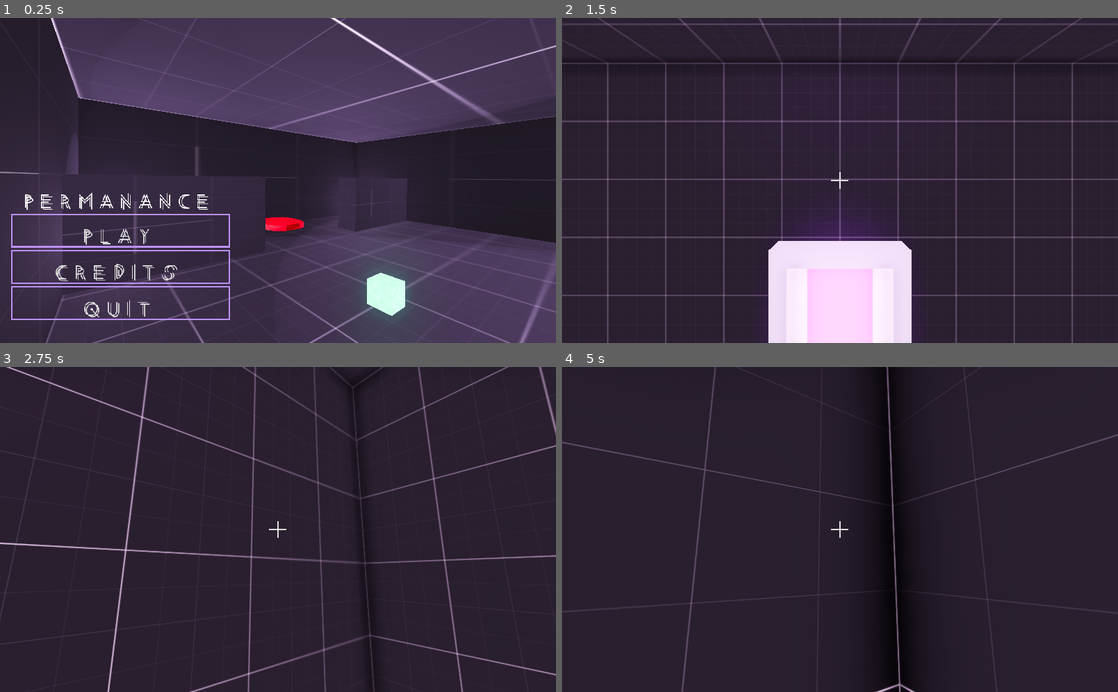
Above: before the commit, frames 1-4 (two rows, left to right).
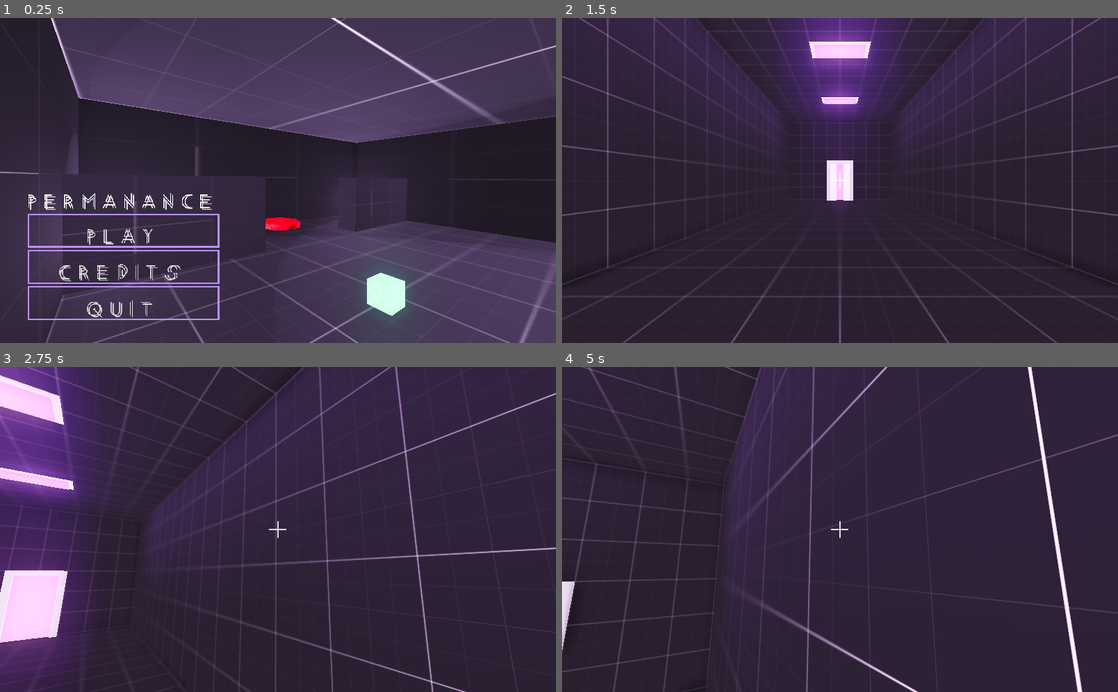
Above: after the commit, the same moments.

Repository: Wowe-Peanut/GetReal
Game: Godot game, scene res://MainMenu.tscn
The game is run twice, just before and just after one commit, with the same random seed, the same clock (stepped at 60 frames per second) and the same inputs.
Inputs (mouse positions are in pixels of both pictures, inside the frame that each line leads up to):
- Up to frame 1 (0.25 s): no input
- Up to frame 2 (1.5 s): click "Credits" at 0.5 s; click "Play" at 1.25 s
- Up to frame 3 (2.75 s): move the mouse to (305, 529) at 2.02 s; hold W (move_forward) from 2.03 s (still down); click (305, 529) at 2.1 s; tap Space (jump) at 2.27 s
- Up to frame 4 (5 s): keep holding W (move_forward); move the mouse to (812, 529) at 2.77 s; right-click (812, 529) at 2.85 s; tap Space (jump) at 3.02, 4.52 s; click (812, 529) at 3.05 s; move the mouse to (851, 523) at 3.52 s; click (851, 523) at 3.6 s; move the mouse to (834, 536) at 4.27 s; click (834, 536) at 4.35 s

The runs differ from the first frame. In frame 1, 1.9% of the frame differs, in the area x 2-55%, y 53-93%; in frame 2, 23%; in frame 3, 27%, in the area x 0-100%, y 0-100%; in frame 4, 19%.

Commit message:
main menu ui fix

Diff:
--- a/Levels/Level1.tscn
+++ b/Levels/Level1.tscn
@@ -1,24 +1,25 @@
-[gd_scene load_steps=4 format=2]
+[gd_scene load_steps=3 format=2]
 
 [ext_resource path="res://Levels/LevelBase.tscn" type="PackedScene" id=1]
-[ext_resource path="res://Objects/Button.tscn" type="PackedScene" id=2]
-[ext_resource path="res://Objects/Barrier.tscn" type="PackedScene" id=3]
-
+[ext_resource path="res://Objects/Light.tscn" type="PackedScene" id=2]
 
 [node name="Level1" instance=ExtResource( 1 )]
 
-[node name="Button" parent="Buttons" index="0" instance=ExtResource( 2 )]
-transform = Transform( 1, 0, 0, 0, 1, 0, 0, 0, 1, -5.438, -5.24118, 4.61625 )
-connection = 1
+[node name="CSGBox" parent="Level" index="0"]
+width = 16.0
+depth = 40.0
 
-[node name="Button2" parent="Buttons" index="1" instance=ExtResource( 2 )]
-transform = Transform( 1, 0, 0, 0, 1, 0, 0, 0, 1, 5.77392, -5.24118, 4.61625 )
-unlocks = false
-connection = 1
+[node name="Light" parent="Lights" index="1"]
+transform = Transform( 1, 0, 0, 0, 1, 0, 0, 0, 1, 0, 6, 0 )
+
+[node name="Light2" parent="Lights" index="2" instance=ExtResource( 2 )]
+transform = Transform( 1, 0, 0, 0, 1, 0, 0, 0, 1, 0, 6, 10 )
+
+[node name="Light3" parent="Lights" index="3" instance=ExtResource( 2 )]
+transform = Transform( 1, 0, 0, 0, 1, 0, 0, 0, 1, 0, 6, -10 )
 
 [node name="Door" parent="Barriers" index="0"]
-start_locked = true
-connection = 1
+transform = Transform( 1, 0, 0, 0, 1, 0, 0, 0, 1, 0, -6, -19.5 )
 
-[node name="Barrier" parent="Barriers" index="1" instance=ExtResource( 3 )]
-transform = Transform( 1, 0, 0, 0, 1, 0, 0, 0, 1, 0, -6.89756, 0 )
+[node name="Player" parent="." index="5"]
+transform = Transform( 1, 0, 0, 0, 1, 0, 0, 0, 1, 0, -4, 16 )
--- a/Levels/LevelBase.tscn
+++ b/Levels/LevelBase.tscn
@@ -53,9 +53,9 @@
 [node name="Player" parent="." instance=ExtResource( 1 )]
 transform = Transform( 1, 0, 0, 0, 1, 0, 0, 0, 1, 0, 1.50913, 0 )
 
-[node name="Crosshair" type="CanvasLayer" parent="."]
+[node name="HUD" type="CanvasLayer" parent="."]
 
-[node name="CenterContainer" type="CenterContainer" parent="Crosshair"]
+[node name="CenterContainer" type="CenterContainer" parent="HUD"]
 anchor_right = 1.0
 anchor_bottom = 1.0
 mouse_filter = 2
@@ -63,7 +63,7 @@
 "_edit_use_anchors_": false
 }
 
-[node name="TextureRect" type="TextureRect" parent="Crosshair/CenterContainer"]
+[node name="Crosshair" type="TextureRect" parent="HUD/CenterContainer"]
 margin_left = 496.0
 margin_top = 284.0
 margin_right = 528.0
--- a/MainMenu.tscn
+++ b/MainMenu.tscn
@@ -251,31 +251,30 @@
 
 [node name="Menu" type="CanvasLayer" parent="."]
 
-[node name="MenuButtons" type="MarginContainer" parent="Menu"]
-anchor_right = 1.0
-anchor_bottom = 1.0
-margin_left = 20.0
-margin_top = 300.0
-margin_right = -600.0
-margin_bottom = -100.0
+[node name="MenuButtons" type="PanelContainer" parent="Menu"]
+anchor_left = 0.05
+anchor_top = 0.5
+anchor_right = 0.4
+anchor_bottom = 0.95
+margin_right = -5.39999
+margin_bottom = -42.0
+rect_min_size = Vector2( 100, 100 )
+size_flags_horizontal = 3
+size_flags_vertical = 3
+theme = SubResource( 10 )
+custom_styles/panel = SubResource( 11 )
 script = ExtResource( 7 )
 __meta__ = {
 "_edit_use_anchors_": false
 }
 
-[node name="PanelContainer" type="PanelContainer" parent="Menu/MenuButtons"]
-margin_right = 404.0
+[node name="ButtonContainer" type="VBoxContainer" parent="Menu/MenuButtons"]
+margin_right = 353.0
 margin_bottom = 258.0
-rect_min_size = Vector2( 100, 100 )
-theme = SubResource( 10 )
-custom_styles/panel = SubResource( 11 )
-
-[node name="VBoxContainer" type="VBoxContainer" parent="Menu/MenuButtons/PanelContainer"]
-margin_right = 404.0
-margin_bottom = 258.0
-
-[node name="Title" type="Label" parent="Menu/MenuButtons/PanelContainer/VBoxContainer"]
-margin_right = 404.0
+alignment = 1
+
+[node name="Title" type="Label" parent="Menu/MenuButtons/ButtonContainer"]
+margin_right = 353.0
 margin_bottom = 57.0
 text = "Permanance"
 align = 1
@@ -283,78 +282,68 @@
 "_edit_use_anchors_": false
 }
 
-[node name="Play" type="Button" parent="Menu/MenuButtons/PanelContainer/VBoxContainer"]
+[node name="Play" type="Button" parent="Menu/MenuButtons/ButtonContainer"]
 margin_top = 61.0
-margin_right = 404.0
+margin_right = 353.0
 margin_bottom = 124.0
 custom_styles/hover = SubResource( 12 )
 custom_styles/normal = SubResource( 13 )
 text = "Play"
 
-[node name="Credits" type="Button" parent="Menu/MenuButtons/PanelContainer/VBoxContainer"]
+[node name="Credits" type="Button" parent="Menu/MenuButtons/ButtonContainer"]
 margin_top = 128.0
-margin_right = 404.0
+margin_right = 353.0
 margin_bottom = 191.0
 custom_styles/hover = SubResource( 12 )
 custom_styles/normal = SubResource( 13 )
 text = "Credits"
 
-[node name="Quit" type="Button" parent="Menu/MenuButtons/PanelContainer/VBoxContainer"]
+[node name="Quit" type="Button" parent="Menu/MenuButtons/ButtonContainer"]
 margin_top = 195.0
-margin_right = 404.0
+margin_right = 353.0
 margin_bottom = 258.0
 custom_styles/hover = SubResource( 12 )
 custom_styles/normal = SubResource( 13 )
 text = "Quit"
 
-[node name="CreditsPanel" type="MarginContainer" parent="Menu"]
-visible = false
-anchor_right = 1.0
-anchor_bottom = 1.0
-margin_left = 600.0
-margin_top = 100.0
-margin_right = -20.0
-margin_bottom = -100.0
-theme = SubResource( 14 )
-__meta__ = {
-"_edit_use_anchors_": false
-}
-
-[node name="PanelContainer" type="PanelContainer" parent="Menu/CreditsPanel"]
-margin_right = 404.0
-margin_bottom = 400.0
+[node name="CreditsPanel" type="PanelContainer" parent="Menu"]
+anchor_left = 0.5
+anchor_top = 0.5
+anchor_right = 0.95
+anchor_bottom = 0.95
+theme = SubResource( 16 )
 custom_styles/panel = SubResource( 15 )
 __meta__ = {
 "_edit_use_anchors_": false
 }
 
-[node name="VBoxContainer" type="VBoxContainer" parent="Menu/CreditsPanel/PanelContainer"]
+[node name="CreditsContainer" type="VBoxContainer" parent="Menu/CreditsPanel"]
 margin_left = 3.0
 margin_top = 3.0
-margin_right = 401.0
-margin_bottom = 397.0
+margin_right = 457.8
+margin_bottom = 267.0
 alignment = 1
 
-[node name="Title" type="Label" parent="Menu/CreditsPanel/PanelContainer/VBoxContainer"]
-margin_top = 77.0
-margin_right = 398.0
-margin_bottom = 134.0
+[node name="Title" type="Label" parent="Menu/CreditsPanel/CreditsContainer"]
+margin_top = 12.0
+margin_right = 454.0
+margin_bottom = 69.0
 text = "Credits:"
 
-[node name="Code" type="Label" parent="Menu/CreditsPanel/PanelContainer/VBoxContainer"]
-margin_top = 138.0
-margin_right = 398.0
-margin_bottom = 195.0
+[node name="Code" type="Label" parent="Menu/CreditsPanel/CreditsContainer"]
+margin_top = 73.0
+margin_right = 454.0
+margin_bottom = 130.0
 text = "Code"
 
-[node name="Art" type="Label" parent="Menu/CreditsPanel/PanelContainer/VBoxContainer"]
-margin_top = 199.0
-margin_right = 398.0
-margin_bottom = 256.0
+[node name="Art" type="Label" parent="Menu/CreditsPanel/CreditsContainer"]
+margin_top = 134.0
+margin_right = 454.0
+margin_bottom = 191.0
 text = "Art"
 
-[node name="Music" type="Label" parent="Menu/CreditsPanel/PanelContainer/VBoxContainer"]
-margin_top = 260.0
-margin_right = 398.0
-margin_bottom = 317.0
+[node name="Music" type="Label" parent="Menu/CreditsPanel/CreditsContainer"]
+margin_top = 195.0
+margin_right = 454.0
+margin_bottom = 252.0
 text = "Music"
--- a/MenuButtons.gd
+++ b/MenuButtons.gd
@@ -1,9 +1,8 @@
-extends MarginContainer
+extends PanelContainer
 
-
-onready var play = $PanelContainer/VBoxContainer/Play
-onready var credits = $PanelContainer/VBoxContainer/Credits
-onready var quit = $PanelContainer/VBoxContainer/Quit
+onready var play = $ButtonContainer/Play
+onready var credits = $ButtonContainer/Credits
+onready var quit = $ButtonContainer/Quit
 
 onready var credits_panel = get_parent().get_node("CreditsPanel")
 
--- a/Objects/Button.tscn
+++ b/Objects/Button.tscn
@@ -28,7 +28,8 @@
 
 [node name="CSGTorus" type="CSGTorus" parent="CSGBox"]
 operation = 2
-outer_radius = 3.25
+inner_radius = 1.5
+outer_radius = 3.5
 ring_sides = 3
 material = SubResource( 6 )
 
--- a/project.godot
+++ b/project.godot
@@ -13,11 +13,6 @@
 config/name="Get Real"
 run/main_scene="res://MainMenu.tscn"
 config/icon="res://assets/icon.png"
-
-[display]
-
-window/size/fullscreen=true
-window/stretch/mode="viewport"
 
 [input]
 
Not shown: 1 places in MainMenu.tscn that only renumber resources
